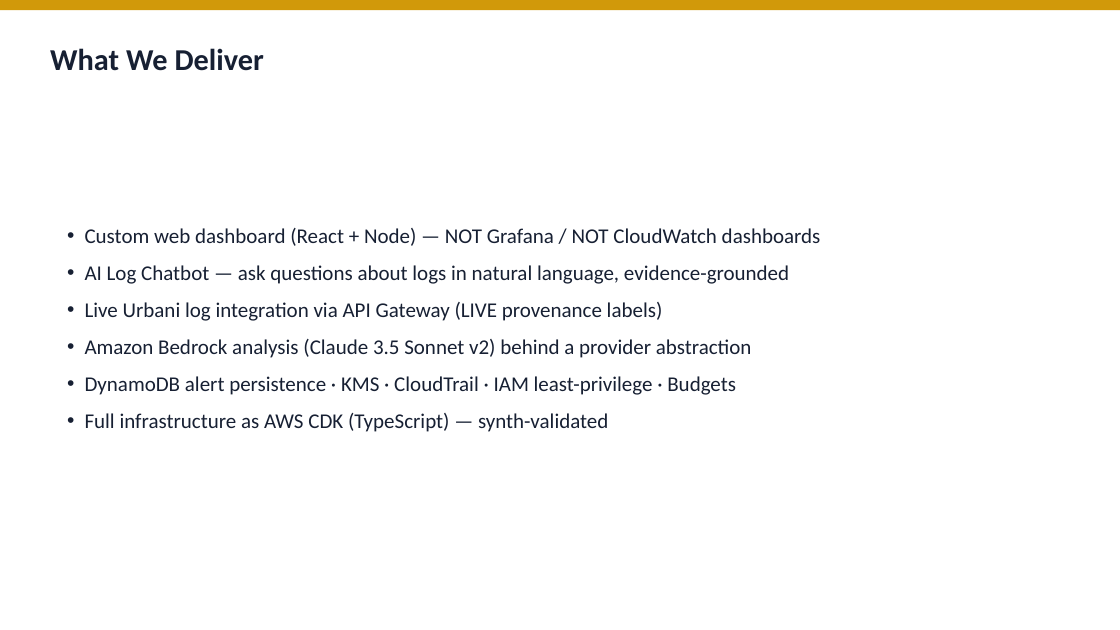
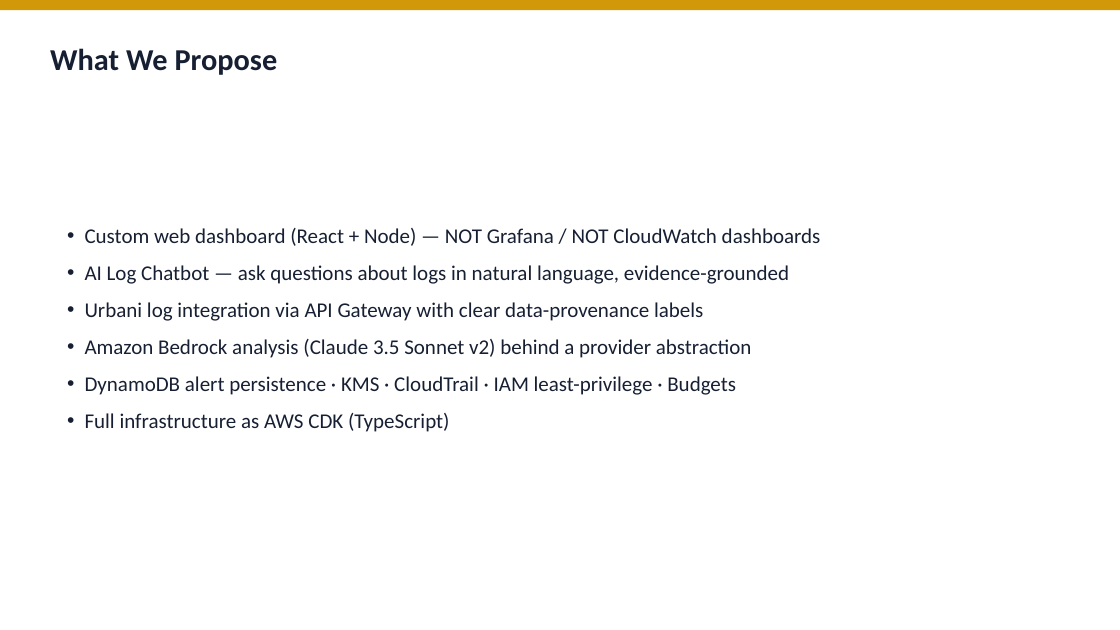
Before and after one commit to Vigneshkannanvk18/Urbani-DPI, a slide deck: slide 2 of OUTPUT/Urbani_AWS_Architecture_v3.pptx. Drawn at 1120x630 pixels with LibreOffice and Linux fonts; fonts in the diff are those of the drawing. Boxes give left, top, right and bottom in pixels: in the first picture for what was removed or moved away, otherwise in the second. Text is boxed around its words. In the diff, an @@ line names an element or a change of style, - is before the commit and + after.

Commit message:
feat(.agents,scripts): add diagram generation planning and widget review documentation

```diff
--- a/OUTPUT/Urbani_AWS_Architecture_v3.pptx
+++ b/OUTPUT/Urbani_AWS_Architecture_v3.pptx
@@ text at [50,48,278,75]: text changed @@
-What We Deliver
+What We Propose
@@ text at [85,302,703,321]: text changed @@
-• Live Urbani log integration via API Gateway (LIVE provenance labels)
+• Urbani log integration via API Gateway with clear data-provenance labels
@@ text at [85,413,450,432]: text changed @@
-• Full infrastructure as AWS CDK (TypeScript) — synth-validated
+• Full infrastructure as AWS CDK (TypeScript)
```
Also in this commit, not shown: 2 other slides changed, 18 other files.
